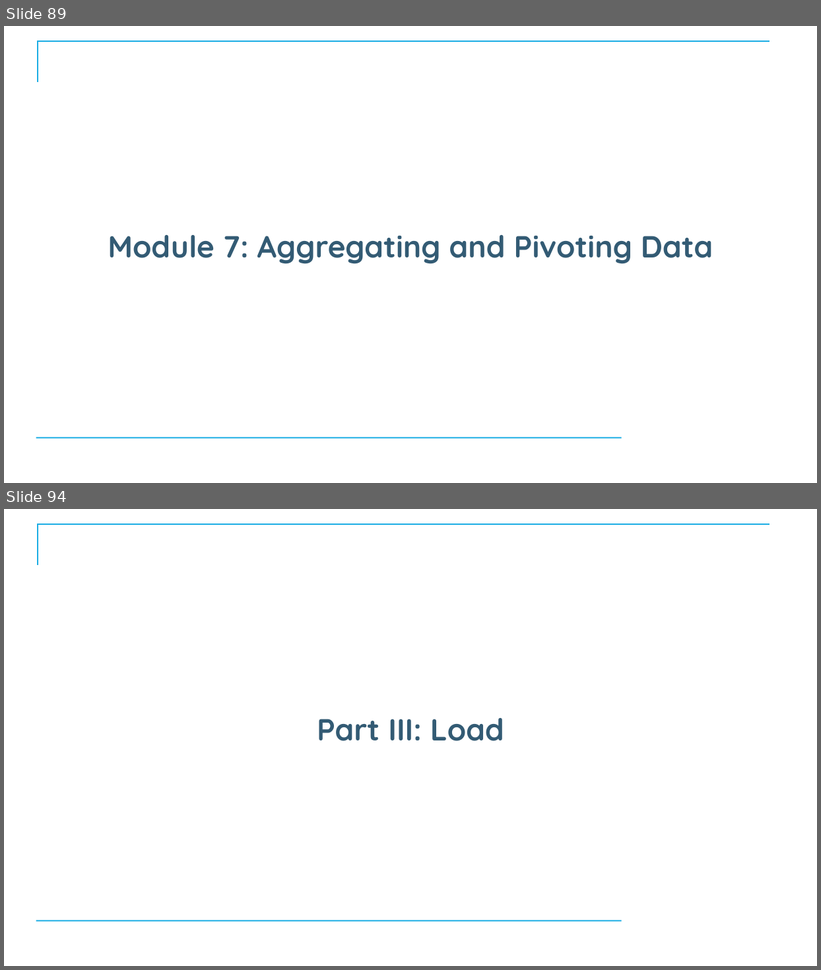
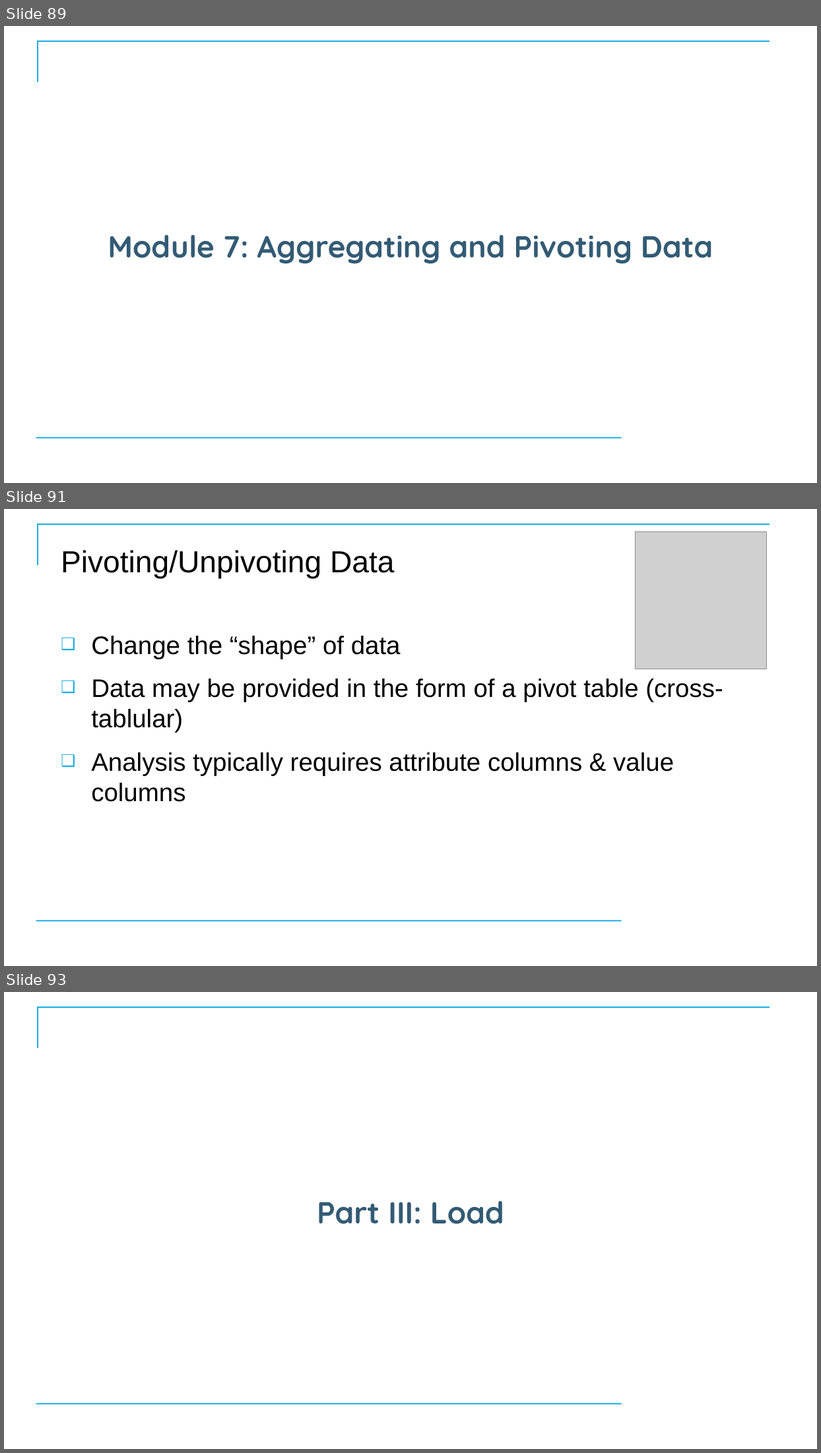
Before and after one commit to CostelloTechnicalConsulting/XTBP10---Tableau-Prep-Introduction, a slide deck: ppt/TableauPrepBuilderIntroV1_1.pptx. Shown one above the other, each under a label of ours: slides 89 and 94 before the commit, slides 89, 91 and 93 after it; the slides between them are not shown. The pictures are 821x970 and 821x1453 pixels, drawn with LibreOffice and Linux fonts; fonts in the diff are those of the drawing; grey boxes stand for pictures; background and template pictures are left out. Boxes give left, top, right and bottom in pixels: in the first picture for what was removed or moved away, otherwise in the second. Text is boxed around its words. In the diff, an @@ line names an element or a change of style, - is before the commit and + after.

```diff
--- a/ppt/TableauPrepBuilderIntroV1_1.pptx
+++ b/ppt/TableauPrepBuilderIntroV1_1.pptx
@@ slide 91 added at <box>4,509,817,966</box>, background #FFFFFF; not listed: 2 template elements that a slide beside it also shows @@
@@ picture added at <box>636,531,767,669</box> @@
@@ title added at <box>61,550,395,579</box>, 36 pt, text #000000 @@
+Pivoting/Unpivoting Data
@@ text added at <box>91,636,723,802</box>, 30 pt, text #000000 @@
+❑ Change the “shape” of data
+❑ Data may be provided in the form of a pivot table (cross-tablular)
+❑ Analysis typically requires attribute columns & value columns
@@ what was slide 94 is now slide 93 @@
```
Also in this commit, not shown: 2 slides changed, 2 slides removed, 3 other files.
